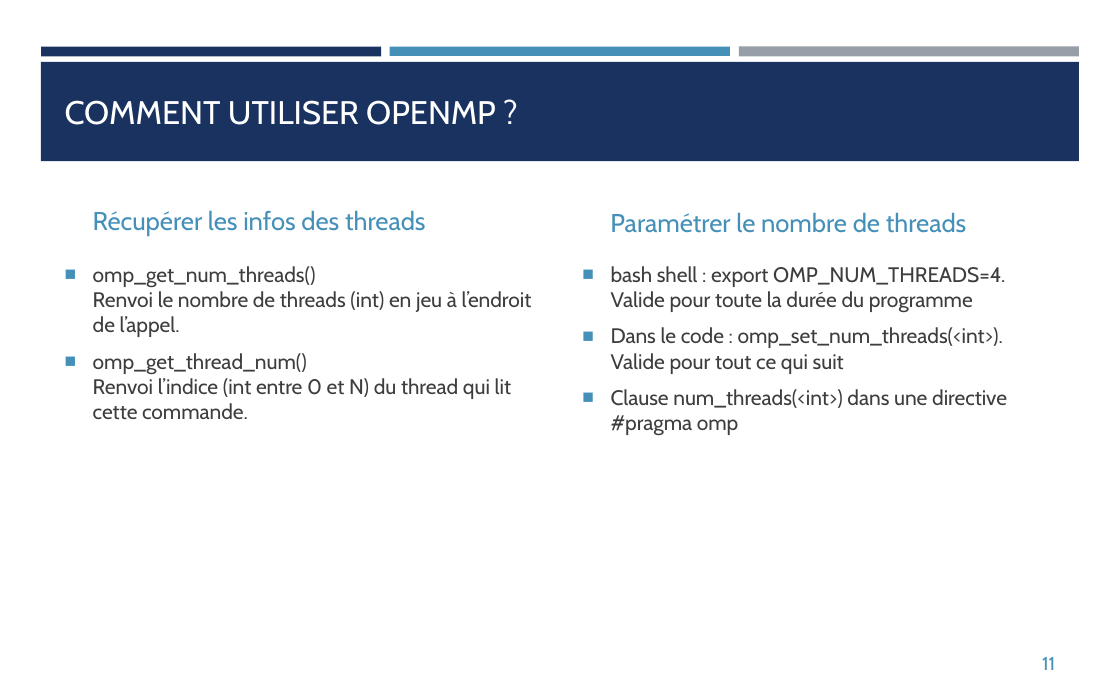
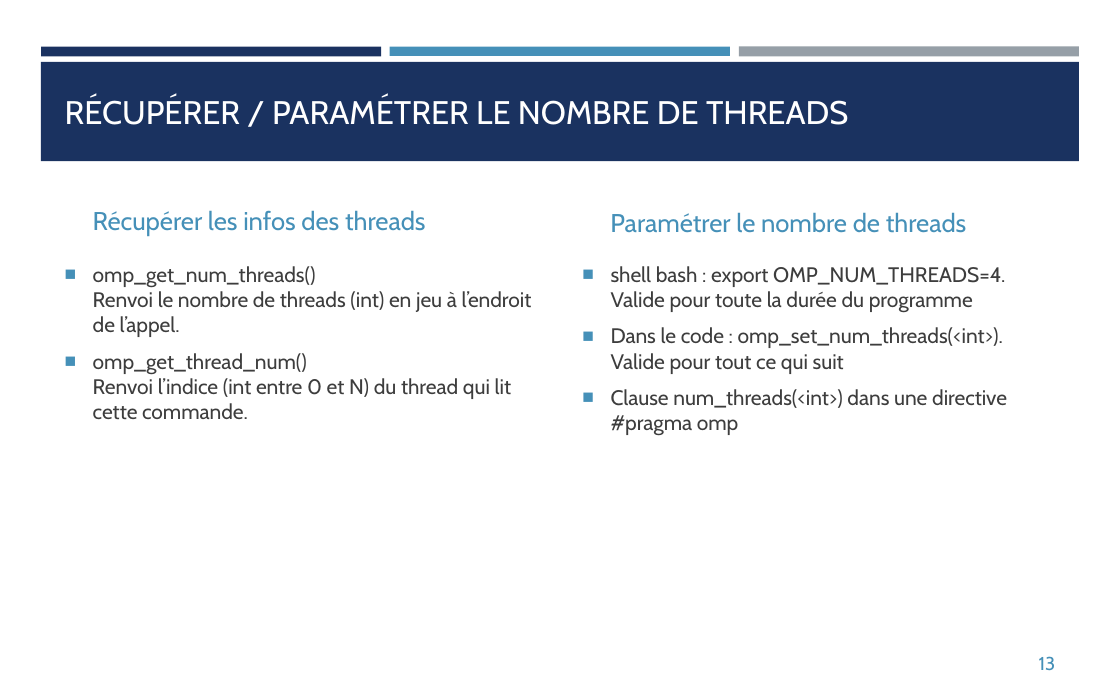
Before and after one commit to franckginguene/hpc_formation_scalian, a slide deck: slide 13 of Diapos/HPC_OpenMP.pptx (slide 11 before the commit). Drawn at 1120x700 pixels with LibreOffice and Linux fonts; fonts in the diff are those of the drawing. Boxes give left, top, right and bottom in pixels: in the first picture for what was removed or moved away, otherwise in the second. Text is boxed around its words. In the diff, an @@ line names an element or a change of style, - is before the commit and + after.

```diff
--- a/Diapos/HPC_OpenMP.pptx
+++ b/Diapos/HPC_OpenMP.pptx
@@ title at bbox=[65, 97, 848, 125]: text changed @@
-COMMENT UTILISER OPENMP ?
+RÉCUPÉRER / PARAMÉTRER LE NOMBRE DE THREADS
@@ text at bbox=[611, 266, 1005, 313]: text changed @@
-■ bash shell : export OMP_NUM_THREADS=4. Valide pour toute la durée du programme
+■ shell bash : export OMP_NUM_THREADS=4. Valide pour toute la durée du programme
@@ page number at bbox=[1039, 656, 1056, 671]: text changed @@
-11
+13
```
Also in this commit, not shown: 10 other slides changed, 3 slides added, 1 slide removed, 3 other files.
